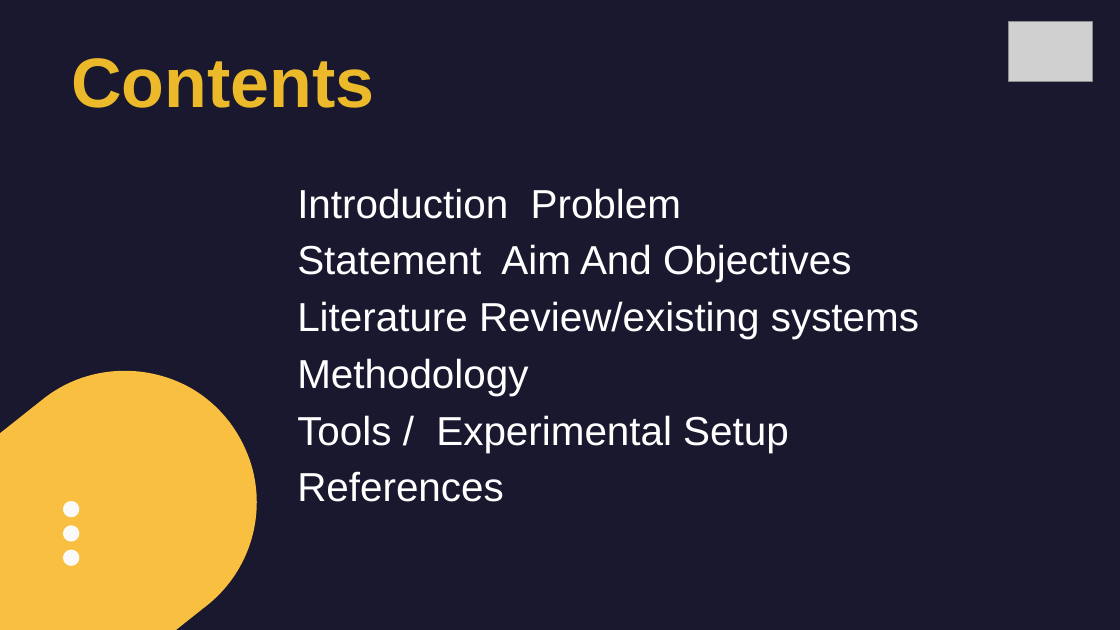
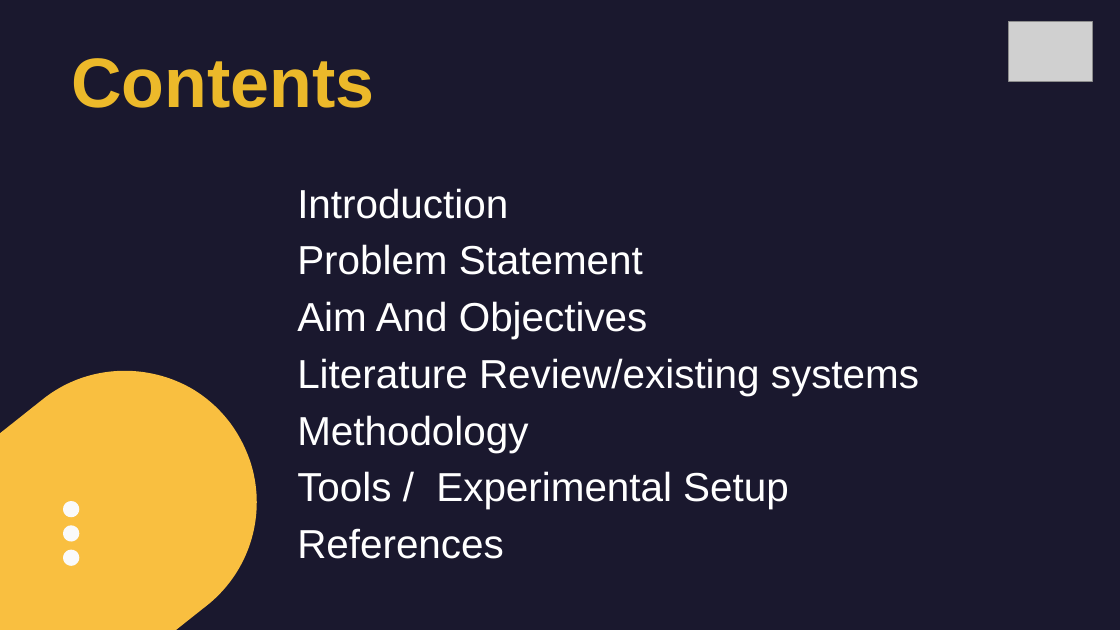
Before and after one commit to usamasshafique/NewsMavens, a slide deck: slide 2 of First Proposal & Prsentation FYP/News Mavens Presentation (Final) .pptx. Drawn at 1120x630 pixels with LibreOffice and Linux fonts; fonts in the diff are those of the drawing; grey boxes stand for pictures; background and template pictures are left out. Boxes give left, top, right and bottom in pixels: in the first picture for what was removed or moved away, otherwise in the second. Text is boxed around its words. In the diff, an @@ line names an element or a change of style, - is before the commit and + after.

```diff
--- a/First Proposal & Prsentation FYP/News Mavens Presentation (Final) .pptx
+++ b/First Proposal & Prsentation FYP/News Mavens Presentation (Final) .pptx
@@ text at [297, 188, 648, 339]: text changed @@
-Introduction Problem Statement Aim And Objectives
+Introduction
+Problem Statement
+Aim And Objectives
@@ text at [297, 471, 789, 559]: text changed @@
-Tools / Experimental Setup References
+Tools / Experimental Setup
+References
```
Also in this commit, not shown: 8 other slides changed.
